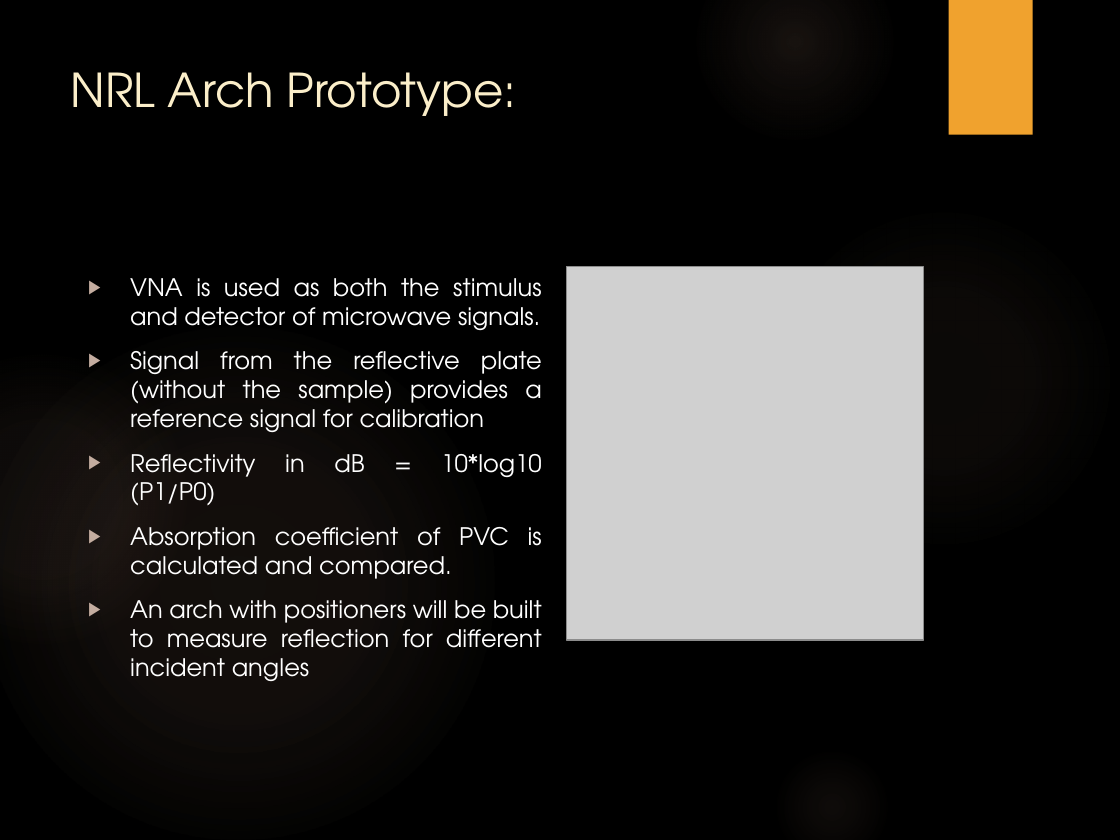
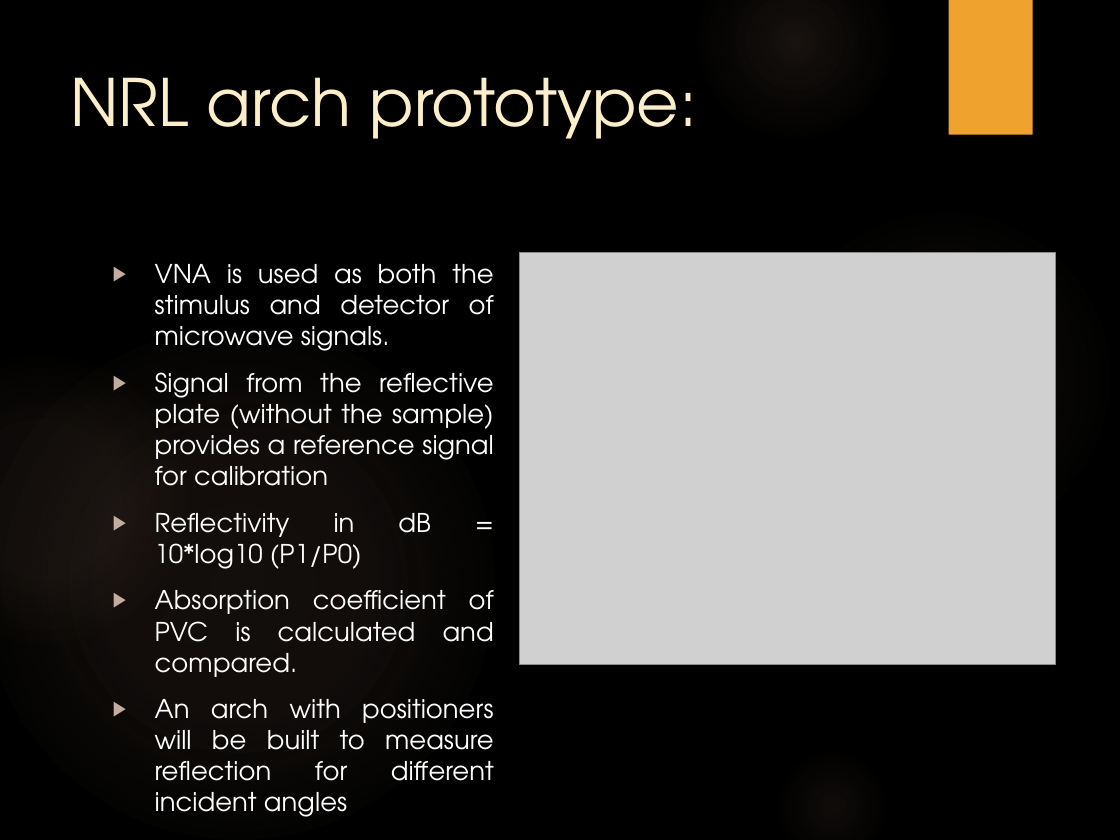
Before and after one commit to trankhiemha/ECE412-413-Capstone-Project-N3, a slide deck: slide 6 of Capstone project proposal presentation.pptx. Drawn at 1120x840 pixels with LibreOffice and Linux fonts; fonts in the diff are those of the drawing; grey boxes stand for pictures; background and template pictures are left out. Boxes give left, top, right and bottom in pixels: in the first picture for what was removed or moved away, otherwise in the second. Text is boxed around its words. In the diff, an @@ line names an element or a change of style, - is before the commit and + after.

```diff
--- a/Capstone project proposal presentation.pptx
+++ b/Capstone project proposal presentation.pptx
@@ title at [71,77,697,139]: text changed; size 30 to 42 pt @@
-NRL Arch Prototype:
+NRL arch prototype:
@@ text "VNA is used as both ...": place and size @@
-text "VNA is used as both ..." at [130,278,542,681]
+text "VNA is used as both ..." at [155,264,494,781]
@@ text "VNA is used as both ..." at [155,264,494,781]: size 15.5 to 16.6 pt @@
@@ picture: place and size @@
-picture at [567,267,924,641]
+picture at [520,252,1056,664]
```
Also in this commit, not shown: 1 other slide changed, 1 slide added, 1 slide removed.
